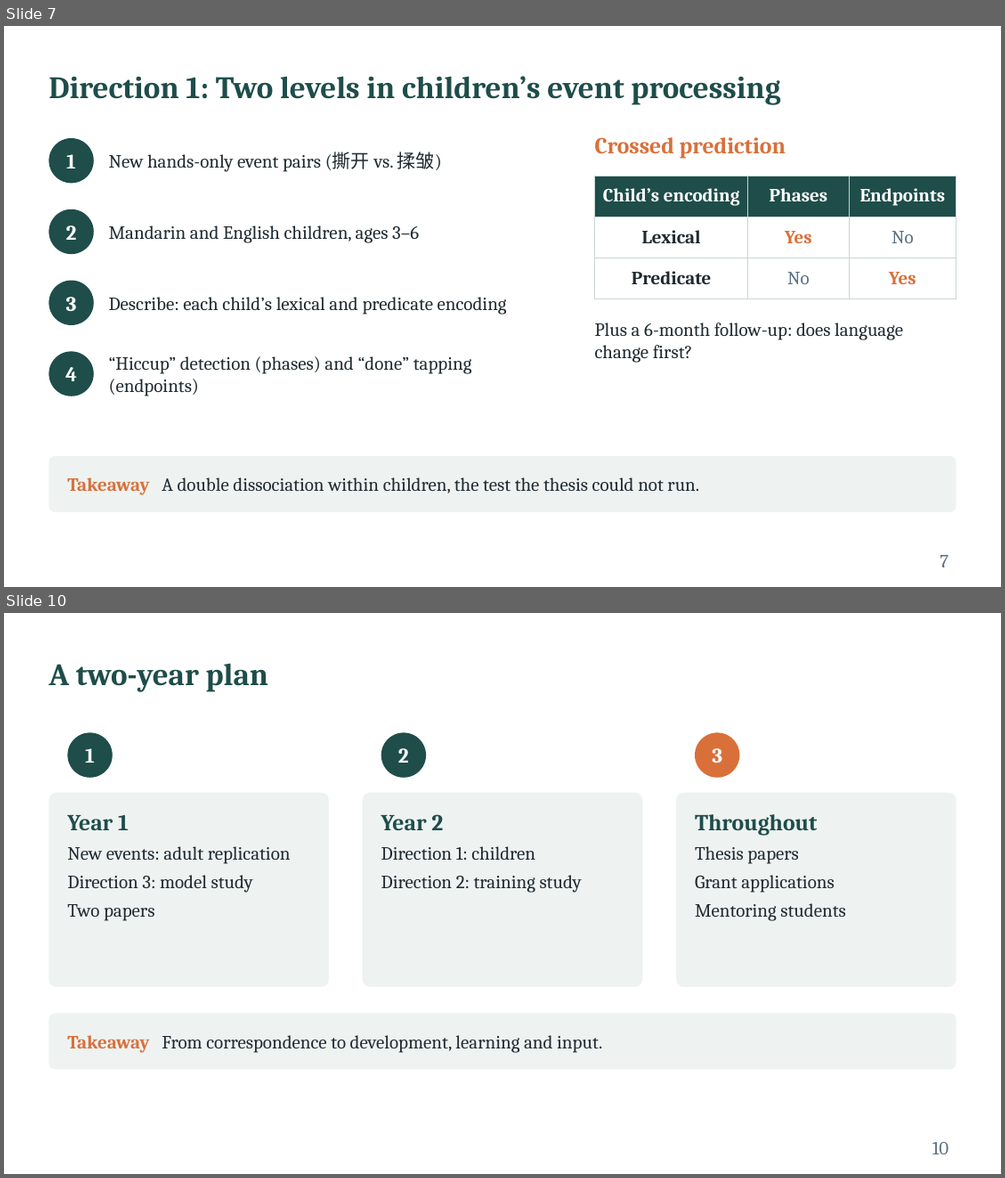
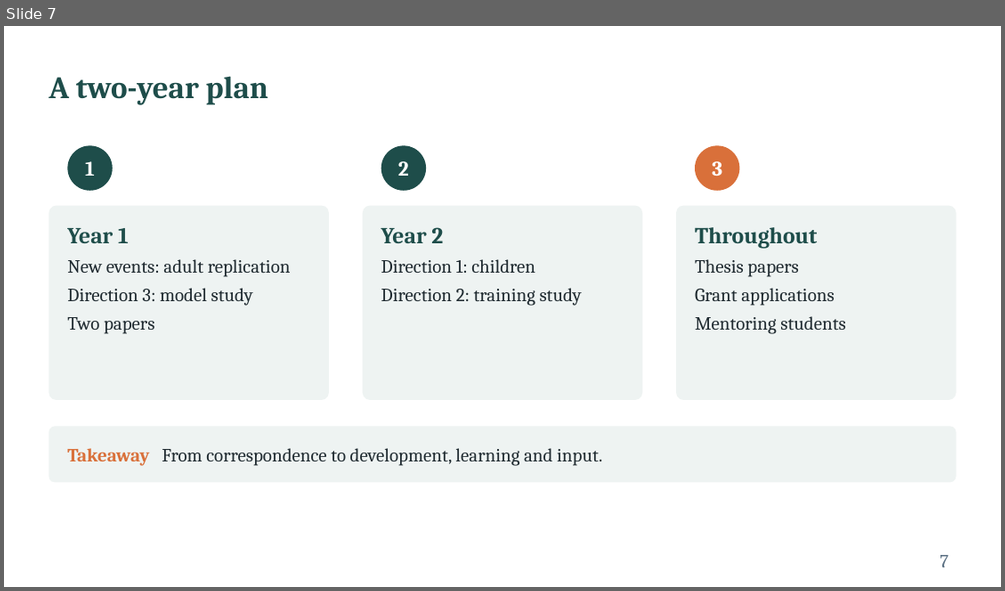
Before and after one commit to xtaoliu/claude, a slide deck: Liu_postdoc_interview_talk.pptx. Shown one above the other, each under a label of ours: slides 7 and 10 before the commit, slide 7 after it; the slides between them are not shown. The pictures are 1005x1178 and 1005x591 pixels, drawn with LibreOffice and Linux fonts; fonts in the diff are those of the drawing. Boxes give left, top, right and bottom in pixels: in the first picture for what was removed or moved away, otherwise in the second. Text is boxed around its words. In the diff, an @@ line names an element or a change of style, - is before the commit and + after.

```diff
--- a/Liu_postdoc_interview_talk.pptx
+++ b/Liu_postdoc_interview_talk.pptx
@@ slide 7 removed at box(4, 26, 1001, 587), background #FFFFFF @@
@@ title removed at box(48, 76, 780, 104) @@
-Direction 1: Two levels in children’s event processing
@@ ellipse removed at box(48, 138, 94, 183) @@
@@ text removed at box(66, 154, 76, 168) @@
-1
@@ text removed at box(109, 151, 442, 172) @@
-New hands-only event pairs (撕开 vs. 揉皱)
@@ text removed at box(595, 137, 785, 158) @@
-Crossed prediction
@@ table removed at box(595, 176, 956, 288), 3 rows, 3 columns @@
-Child’s encoding | Phases | Endpoints
-Lexical | Yes | No
-Predicate | No | Yes
@@ ellipse removed at box(48, 209, 94, 254) @@
@@ text removed at box(66, 225, 77, 240) @@
-2
@@ text removed at box(109, 225, 419, 243) @@
-Mandarin and English children, ages 3–6
@@ ellipse removed at box(48, 281, 94, 325) @@
@@ text removed at box(66, 297, 77, 311) @@
-3
@@ text removed at box(109, 297, 507, 314) @@
-Describe: each child’s lexical and predicate encoding
@@ text removed at box(595, 322, 903, 362) @@
-Plus a 6-month follow-up: does language change first?
@@ ellipse removed at box(48, 351, 94, 396) @@
@@ text removed at box(65, 367, 77, 381) @@
-4
@@ text removed at box(109, 356, 472, 396) @@
-“Hiccup” detection (phases) and “done” tapping (endpoints)
@@ rounded rectangle removed at box(48, 456, 956, 512) @@
@@ text removed at box(67, 477, 699, 495) @@
-Takeaway A double dissociation within children, the test the thesis could not run.
@@ page number removed at box(939, 555, 948, 567) @@
-7
@@ what was slide 10 is now slide 7 @@
@@ page number at box(939, 555, 948, 567): text changed @@
-10
+7
```
Also in this commit, not shown: 5 slides changed, 1 slide added, 3 other slides removed, 1 other file.
